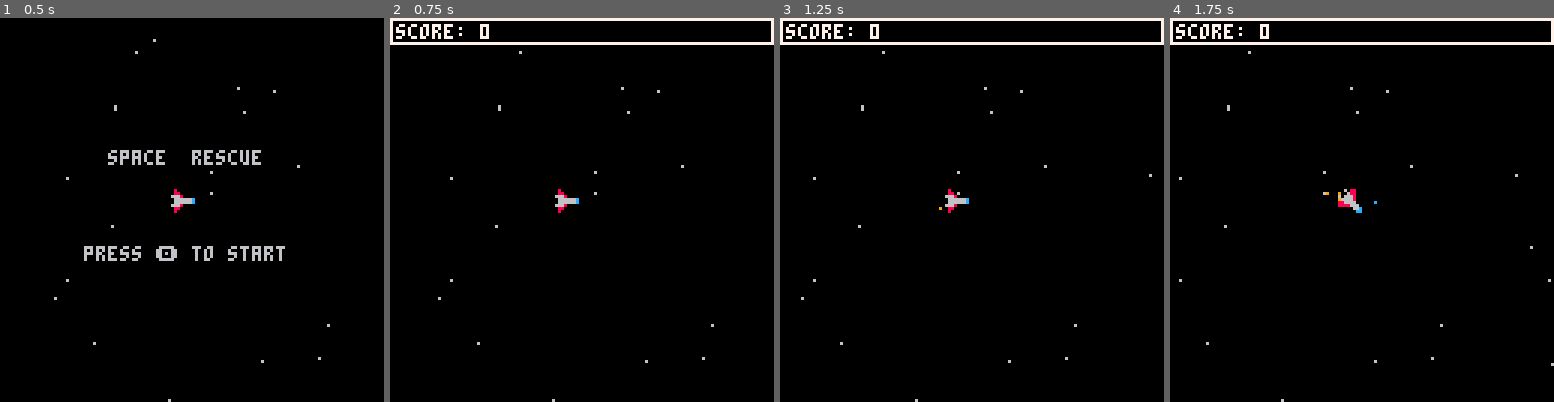
Above: before the commit, frames 1-4 (left to right).
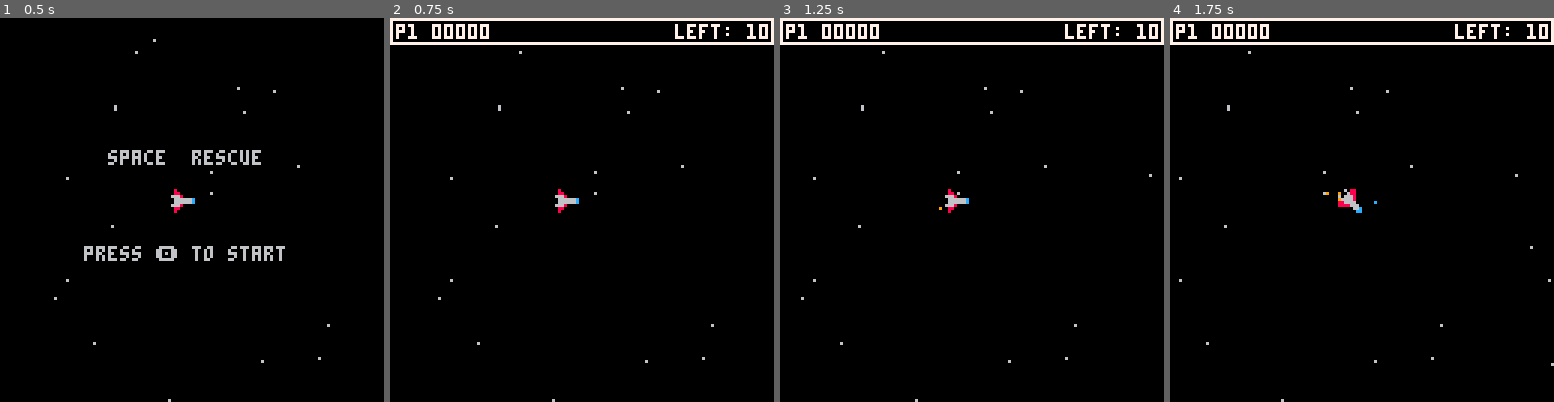
Above: after the commit, the same moments.

Repository: nsatragno/pico8-carts
Game: PICO-8 cartridge space_rescue.p8
Same seed, same stepped clock (60 frames per second), same inputs: the game is played once before the commit and once after it.
Inputs:
- Up to frame 1 (0.5 s): no input
- Up to frame 2 (0.75 s): tap O (Z key) at 0.7 s
- Up to frame 3 (1.25 s): no input
- Up to frame 4 (1.75 s): hold Right from 1.6 s (still down); tap O (Z key) at 1.7 s

Frame 1 is identical in both runs. In frame 2, 0.7% of the frame differs, in the area x 1-99%, y 1-6%; in frame 3, 0.7%; in frame 4, 0.7%.

Commit message:
HUD shows astronauts left.

Diff:
--- a/space_rescue.p8
+++ b/space_rescue.p8
@@ -5,6 +5,15 @@
 function center(string)
  for i = 1, (31 - #string) / 2 do
   string = " "..string
+ end
+ return string
+end
+
+-- pads a number to the right so it takes |length| spaces
+function pad(num, length)
+ local string = tostr(num)
+ for i = #string, length - 1 do
+  string = "0"..string
  end
  return string
 end
@@ -587,7 +596,7 @@
   print(center("press 🅾️ to start"), 0, 76)
  elseif state == "game over" then
   print(center("game  over"), 0, 48, 8)
-  print(center("score: "..score), 0, 56, 11)
+  print(center("score: "..pad(score, 5)), 0, 56, 11)
   print(center(game_over_message), 0, 64, 11)
   print(center("press 🅾️ to try again"), 0, 72, 7)
  else
@@ -595,7 +604,8 @@
   if current_message then
    print(current_message, 2, 2, current_message_color)
   else
-   print("score: "..score, 2, 2, 7)
+   print("p1 "..pad(score, 5), 2, 2, 7)
+   print("left: "..pad(#astros, 2), 95, 2, 7)
   end
   rect(0, 0, 127, 8)
  end
